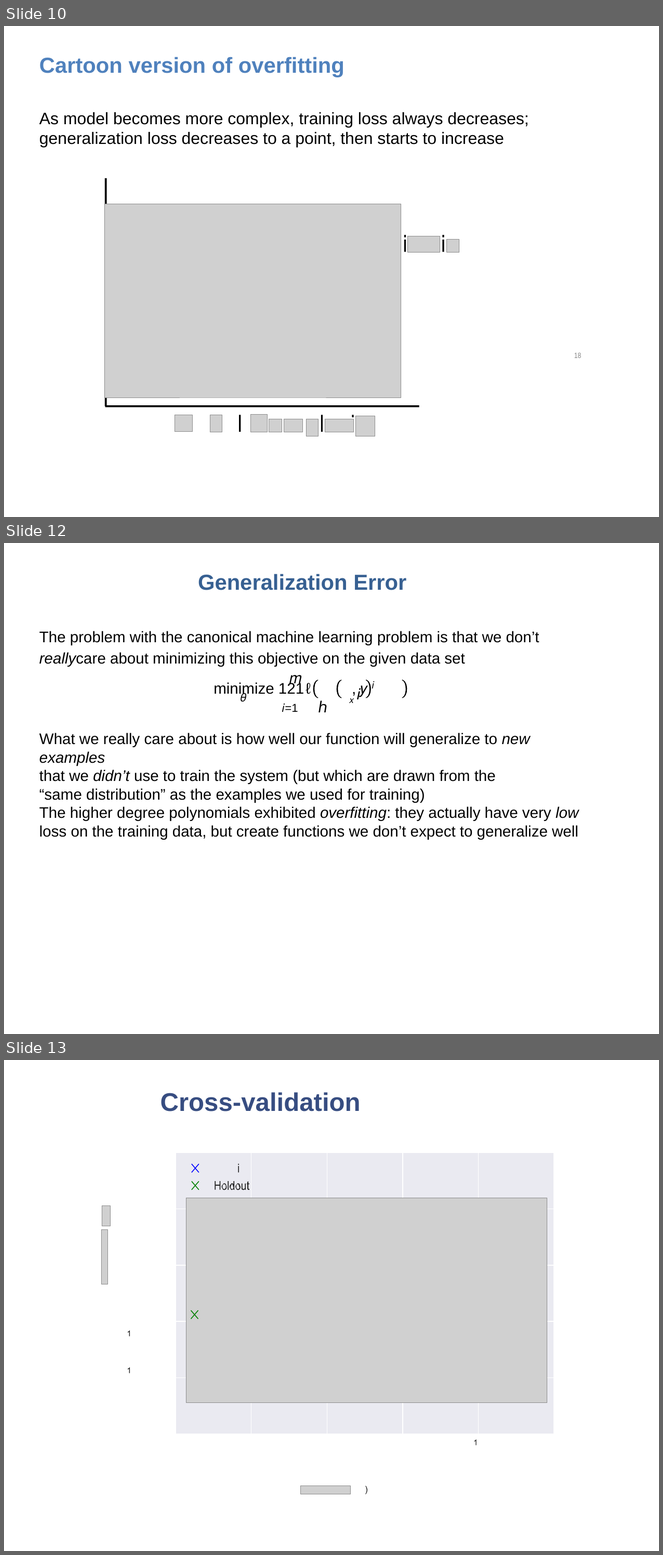
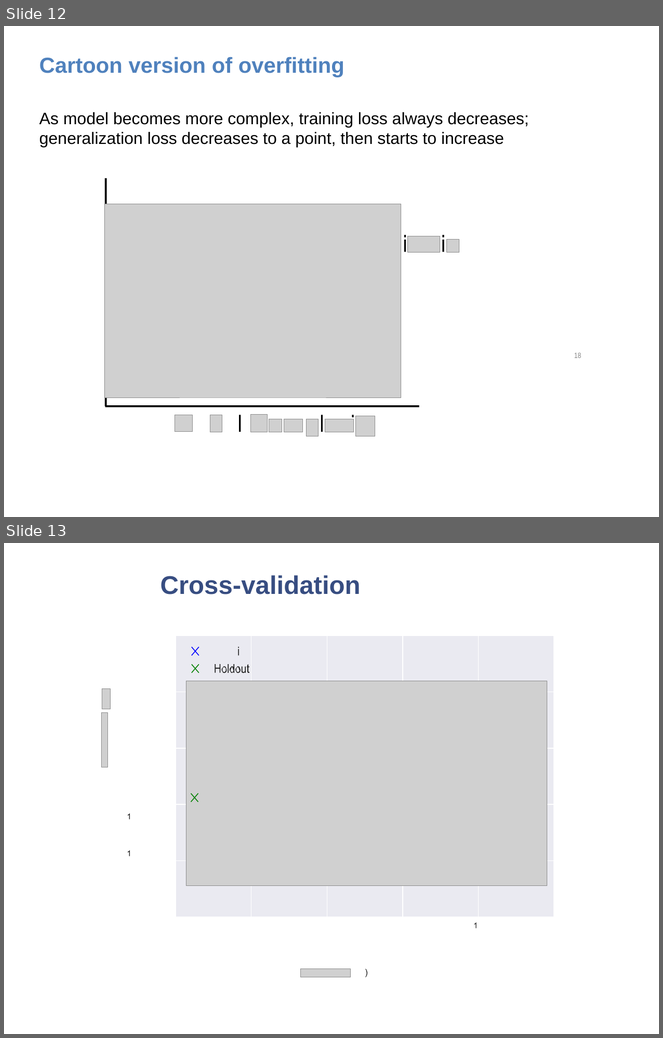
Before and after one commit to zhangyu027/UCI_Hadoop-Apache_Airflow, a slide deck: Slides/M7_Pyspark_Mlib.pptx. Shown one above the other, each under a label of ours: slides 10, 12 and 13 before the commit, slides 12 and 13 after it; the slides between them are not shown. The pictures are 663x1555 and 663x1038 pixels, drawn with LibreOffice and Linux fonts; fonts in the diff are those of the drawing; grey boxes stand for pictures; background and template pictures are left out. Boxes give left, top, right and bottom in pixels: in the first picture for what was removed or moved away, otherwise in the second. Text is boxed around its words. In the diff, an @@ line names an element or a change of style, - is before the commit and + after.

Commit message:
Add AWS Athena data lake project and ETL updates

```diff
--- a/Slides/M7_Pyspark_Mlib.pptx
+++ b/Slides/M7_Pyspark_Mlib.pptx
@@ slide 12 removed at box(4, 543, 659, 1034), background #FFFFFF @@
@@ title removed at box(198, 574, 406, 590) @@
-Generalization Error
@@ text removed at box(39, 631, 540, 703) @@
-The problem with the canonical machine learning problem is that we don’t reallycare about minimizing this objective on the given data set
-𝑚
-𝑥 𝑖
@@ text removed at box(214, 681, 374, 713) @@
-minimize 121 ℓ , 𝑦 𝑖
-ℎ
@@ freeform shape removed at box(313, 680, 318, 698) @@
@@ freeform shape removed at box(337, 680, 341, 698) @@
@@ freeform shape removed at box(366, 680, 371, 698) @@
@@ freeform shape removed at box(402, 680, 407, 698) @@
@@ text removed at box(241, 693, 246, 702) @@
-𝜃
@@ text removed at box(282, 704, 298, 712) @@
-𝑖=1
@@ text removed at box(39, 733, 579, 839) @@
-What we really care about is how well our function will generalize to new examples
-that we didn’t use to train the system (but which are drawn from the “same distribution” as the examples we used for training)
-The higher degree polynomials exhibited overfitting: they actually have very low
-loss on the training data, but create functions we don’t expect to generalize well
@@ what was slide 10 is now slide 12 @@
```
Also in this commit, not shown: 4 slides changed, 10 slides added, 19 other slides removed, 1 other file.
